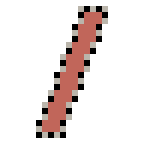
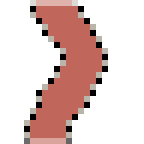
The second 144x144 image is a revision of the first. Changes to its layers:
added layer "Paintbrush-draw" above "Linear" over [24, 0, 108, 144]
hid "Linear" over [36, 6, 108, 138]
